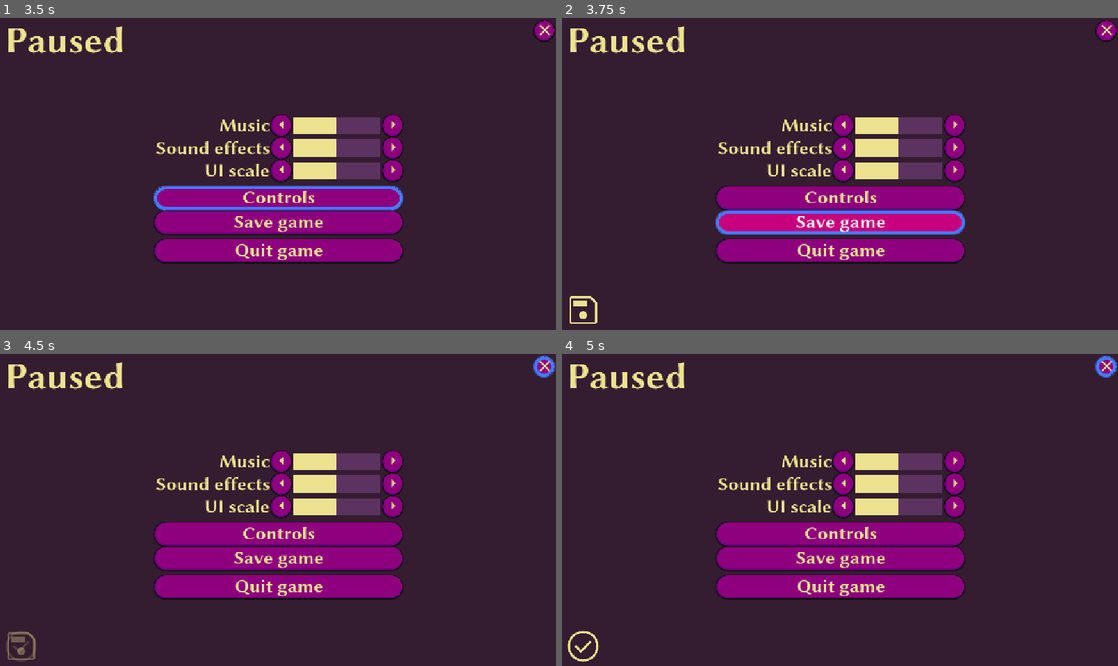
Above: before the commit, frames 1-4 (two rows, left to right).
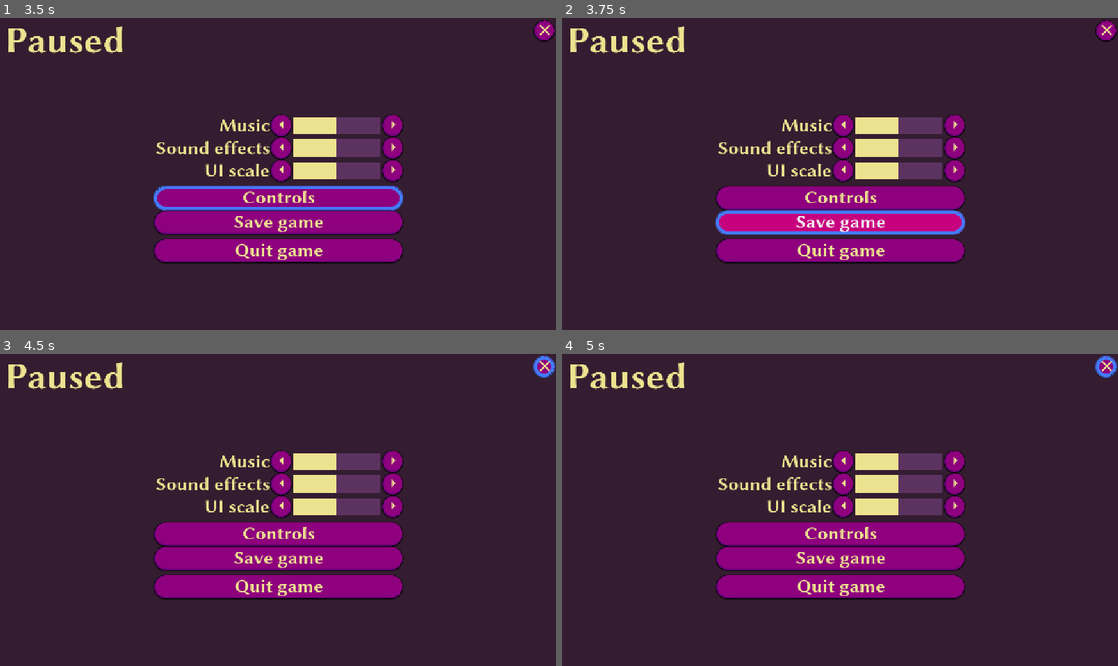
Above: after the commit, the same moments.

Repository: proximadams/Good-UI-Demo
Game: Godot game, scene res://scenes/pause_menu.tscn
Same seed, same stepped clock (60 frames per second), same inputs: the game is played once before the commit and once after it.
Inputs (mouse positions are in pixels of both pictures, inside the frame that each line leads up to):
- Up to frame 1 (3.5 s): click (278, 124) at 0.52 s; click (394, 124) at 1.27 s; click "Controls" at 2 s; click (11, 30) at 2.75 s
- Up to frame 2 (3.75 s): click "Save game" at 3.5 s
- Up to frame 3 (4.5 s): move the mouse to (400, 494) at 4.27 s; hold Right (ui_right) from 4.28 s (still down); click (400, 494) at 4.42 s
- Up to frame 4 (5 s): keep holding Right (ui_right)

Frame 1 is identical in both runs. In frame 2, 0.2% of the frame differs, in the area x 1-7%, y 89-98%; in frame 3, 0.3%, in the area x 1-7%, y 88-99%; in frame 4, 0.2%.

Commit message:
fix bug ui window resizing

Diff:
--- a/scenes/pause_menu.tscn
+++ b/scenes/pause_menu.tscn
@@ -92,9 +92,12 @@
 soundEffectsParent = NodePath("Level1Options/SoundEffects")
 
 [node name="Level1Options" type="Control" parent="."]
-anchors_preset = 0
-offset_right = 40.0
-offset_bottom = 40.0
+layout_mode = 1
+anchors_preset = 15
+anchor_right = 1.0
+anchor_bottom = 1.0
+grow_horizontal = 2
+grow_vertical = 2
 
 [node name="LabelPaused" type="Label" parent="Level1Options"]
 layout_mode = 2
@@ -118,12 +121,13 @@
 focus_previous = NodePath("../CentreControls/VBoxContainer/QuitGameButton")
 
 [node name="ButtonClose" type="Button" parent="Level1Options"]
-layout_mode = 2
+layout_mode = 1
+anchors_preset = 1
 anchor_left = 1.0
 anchor_right = 1.0
-offset_left = 1038.0
+offset_left = -74.0
 offset_top = 5.0
-offset_right = 1107.0
+offset_right = -5.0
 offset_bottom = 74.0
 grow_horizontal = 0
 pivot_offset = Vector2(69, 0)
@@ -140,10 +144,6 @@
 anchor_top = 0.5
 anchor_right = 0.5
 anchor_bottom = 0.5
-offset_left = 556.0
-offset_top = 304.0
-offset_right = 556.0
-offset_bottom = 304.0
 grow_horizontal = 2
 grow_vertical = 2
 
